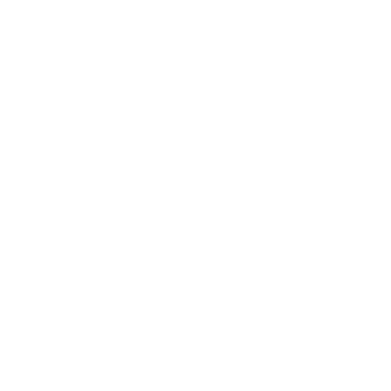
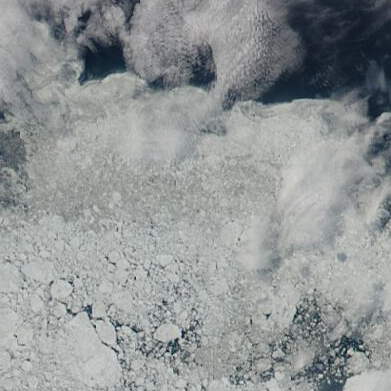
Comparing the layer stacks of the two 391 × 391 images. Changes:
added layer "192_bering_strait_100km_20200628.aqua.truecolor.250m" above "landfast ice" over (0, 0, 391, 391)
